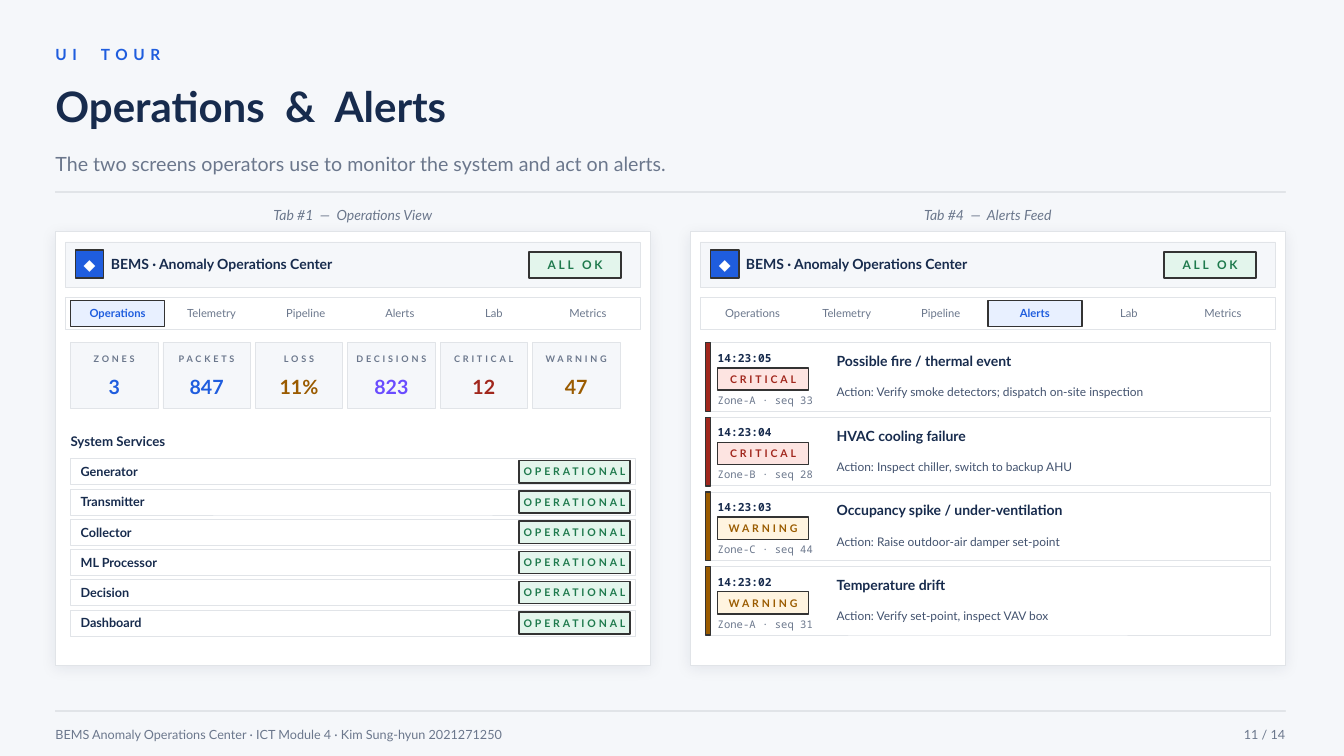
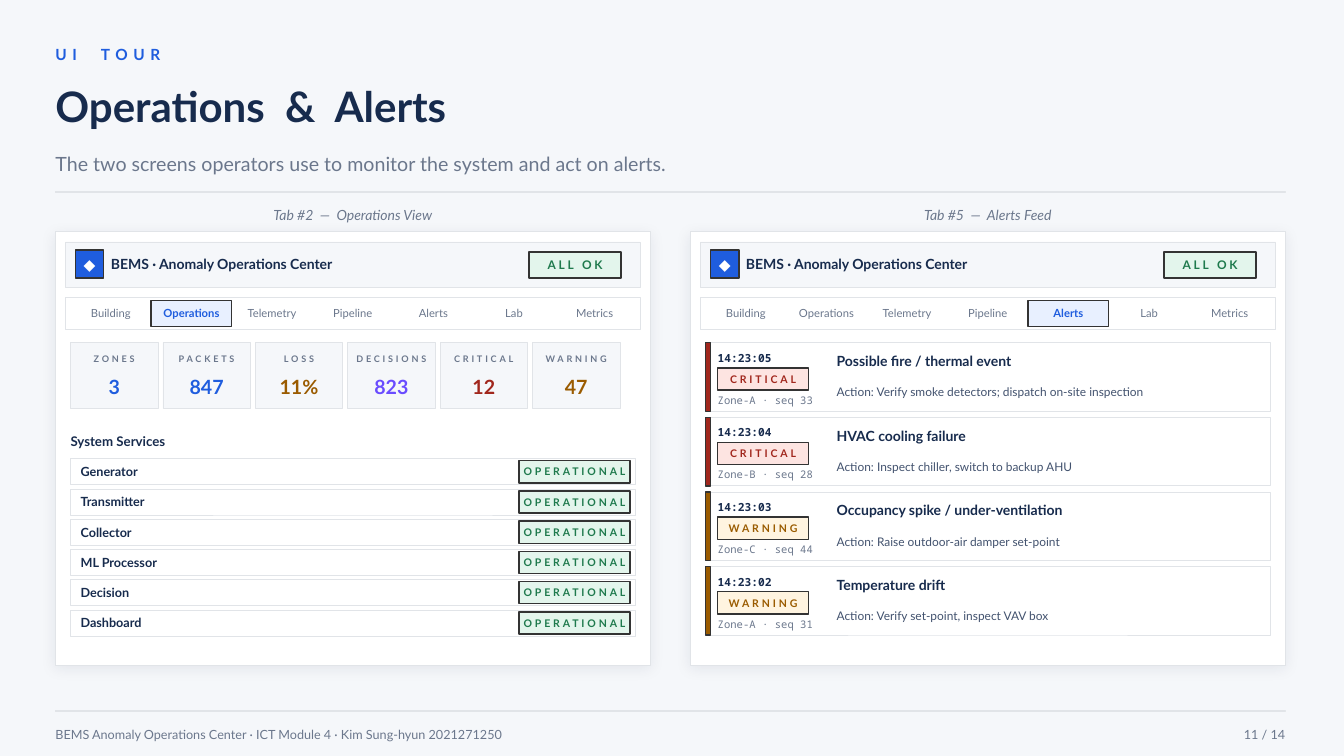
Before and after one commit to SungHyunC/BEMS-Anomaly-Operations-Center, a slide deck: slide 11 of BEMS_Presentation_EN.pptx. Drawn at 1344x756 pixels with LibreOffice and Linux fonts; fonts in the diff are those of the drawing. Boxes give left, top, right and bottom in pixels: in the first picture for what was removed or moved away, otherwise in the second. Text is boxed around its words. In the diff, an @@ line names an element or a change of style, - is before the commit and + after.

```diff
--- a/BEMS_Presentation_EN.pptx
+++ b/BEMS_Presentation_EN.pptx
@@ text at <box>924,209,1051,220</box>: text changed @@
-Tab #4 — Alerts Feed
+Tab #5 — Alerts Feed
@@ text at <box>273,210,432,223</box>: text changed @@
-Tab #1 — Operations View
+Tab #2 — Operations View
@@ text added at <box>91,309,131,319</box>, 8 pt, text #6B778C @@
+Building
@@ text "Operations": place and size @@
-text "Operations" at <box>90,308,146,319</box>
+text "Operations" at <box>163,308,219,319</box>
@@ rectangle: place and size @@
-rectangle at <box>71,300,164,327</box>
+rectangle at <box>151,300,232,327</box>
@@ text "Telemetry": place and size @@
-text "Telemetry" at <box>187,309,236,319</box>
+text "Telemetry" at <box>248,309,297,319</box>
@@ text "Pipeline": place and size @@
-text "Pipeline" at <box>286,309,325,319</box>
+text "Pipeline" at <box>333,309,372,319</box>
@@ text "Alerts": place and size @@
-text "Alerts" at <box>385,309,414,317</box>
+text "Alerts" at <box>419,309,448,317</box>
@@ text "Lab": place and size @@
-text "Lab" at <box>485,309,503,317</box>
+text "Lab" at <box>505,309,523,317</box>
@@ text "Metrics": place and size @@
-text "Metrics" at <box>569,309,606,317</box>
+text "Metrics" at <box>576,309,613,317</box>
@@ text added at <box>726,309,766,319</box>, 8 pt, text #6B778C @@
+Building
@@ text "Operations": place and size @@
-text "Operations" at <box>725,309,780,319</box>
+text "Operations" at <box>799,309,854,319</box>
@@ text "Telemetry": place and size @@
-text "Telemetry" at <box>822,309,871,319</box>
+text "Telemetry" at <box>883,309,932,319</box>
@@ text "Pipeline": place and size @@
-text "Pipeline" at <box>921,309,960,319</box>
+text "Pipeline" at <box>968,309,1007,319</box>
@@ text "Alerts": place and size @@
-text "Alerts" at <box>1020,308,1050,317</box>
+text "Alerts" at <box>1053,308,1083,317</box>
@@ rectangle: place and size @@
-rectangle at <box>988,300,1082,327</box>
+rectangle at <box>1028,300,1109,327</box>
@@ text "Lab": place and size @@
-text "Lab" at <box>1120,309,1138,317</box>
+text "Lab" at <box>1140,309,1158,317</box>
@@ text "Metrics": place and size @@
-text "Metrics" at <box>1204,309,1241,317</box>
+text "Metrics" at <box>1211,309,1248,317</box>
```
Also in this commit, not shown: 5 other slides changed, 13 other files.
